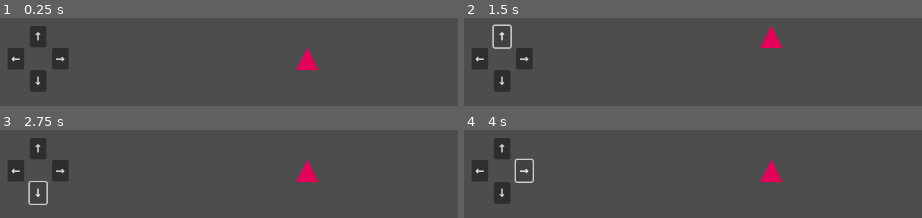
Above: before the commit, frames 1-4 (two rows, left to right).
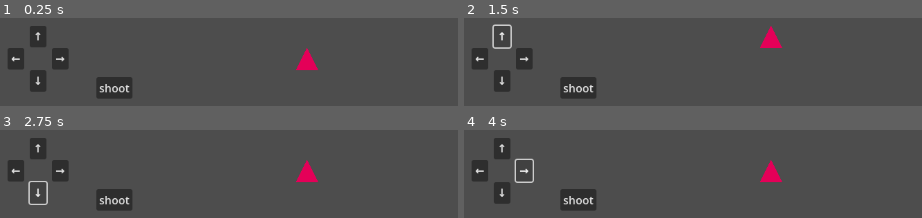
Above: after the commit, the same moments.

Repository: mjXmsdgh/game_gallery
Game: Godot game, scene res://game_scene/shooting/2_main/test/test_player.tscn
Two runs of this game, one before a commit and one after it. Both use one fixed random seed, a clock stepped at 60 frames per second and the inputs below. This scene is started directly instead of the project's main scene.
Inputs (mouse positions are in pixels of both pictures, inside the frame that each line leads up to):
- Up to frame 1 (0.25 s): no input
- Up to frame 2 (1.5 s): click (578, 87) at 0.5 s, where only the run after the commit has a clickable "shoot"; click "↑" at 1.25 s
- Up to frame 3 (2.75 s): click "↓" at 2 s
- Up to frame 4 (4 s): click "←" at 2.75 s; click "→" at 3.5 s

The runs differ from the first frame. In frame 1, 1.7% of the frame differs, in the area x 21-29%, y 67-91%; in frame 2, 1.7%; in frame 3, 1.7%; in frame 4, 1.7%.

Commit message:
shoot function

Diff:
--- a/game_scene/shooting/2_main/shooting_player.gd
+++ b/game_scene/shooting/2_main/shooting_player.gd
@@ -46,3 +46,7 @@
 func _on_button_right_pressed() -> void:
 	var velocity=Vector2(+1,0)
 	self.move(velocity)
+
+
+func _on_button_shoot_pressed() -> void:
+	print("test")
--- a/game_scene/shooting/2_main/test/test_player.tscn
+++ b/game_scene/shooting/2_main/test/test_player.tscn
@@ -37,7 +37,15 @@
 offset_bottom = 223.0
 text = "→"
 
+[node name="Button_shoot" type="Button" parent="Node2D"]
+offset_left = 224.0
+offset_top = 234.0
+offset_right = 276.0
+offset_bottom = 265.0
+text = "shoot"
+
 [connection signal="pressed" from="Node2D/Button_up" to="CharacterBody2D" method="_on_button_up_pressed"]
 [connection signal="pressed" from="Node2D/Button_down" to="CharacterBody2D" method="_on_button_down_pressed"]
 [connection signal="pressed" from="Node2D/Button_left" to="CharacterBody2D" method="_on_button_left_pressed"]
 [connection signal="pressed" from="Node2D/Button_right" to="CharacterBody2D" method="_on_button_right_pressed"]
+[connection signal="pressed" from="Node2D/Button_shoot" to="CharacterBody2D" method="_on_button_shoot_pressed"]
